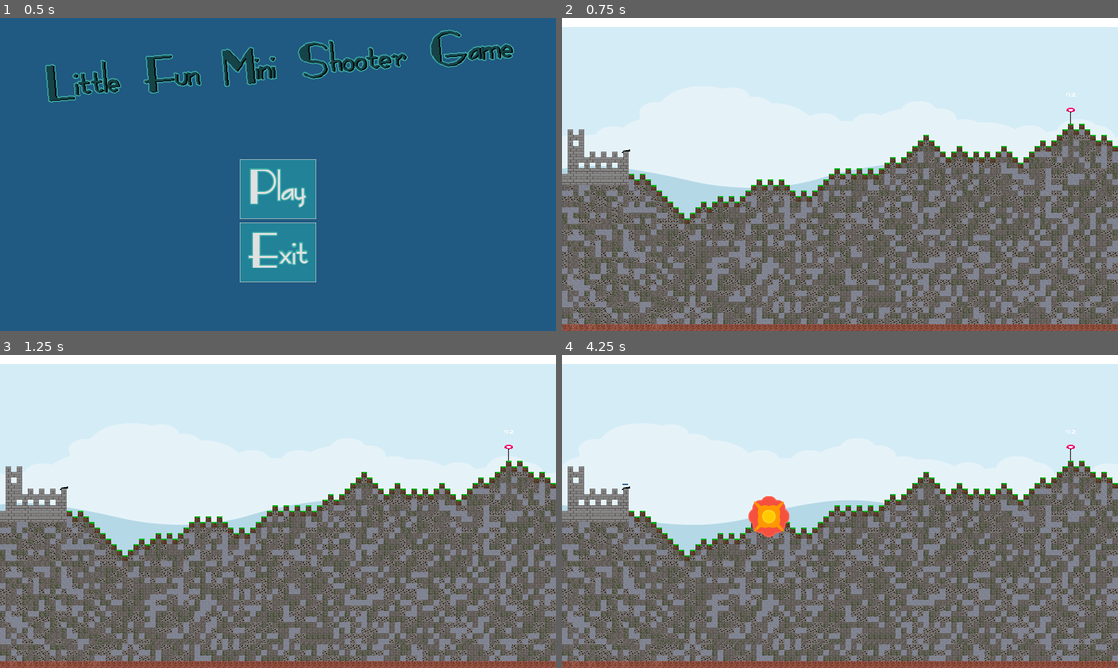
Above: before the commit, frames 1-4 (two rows, left to right).
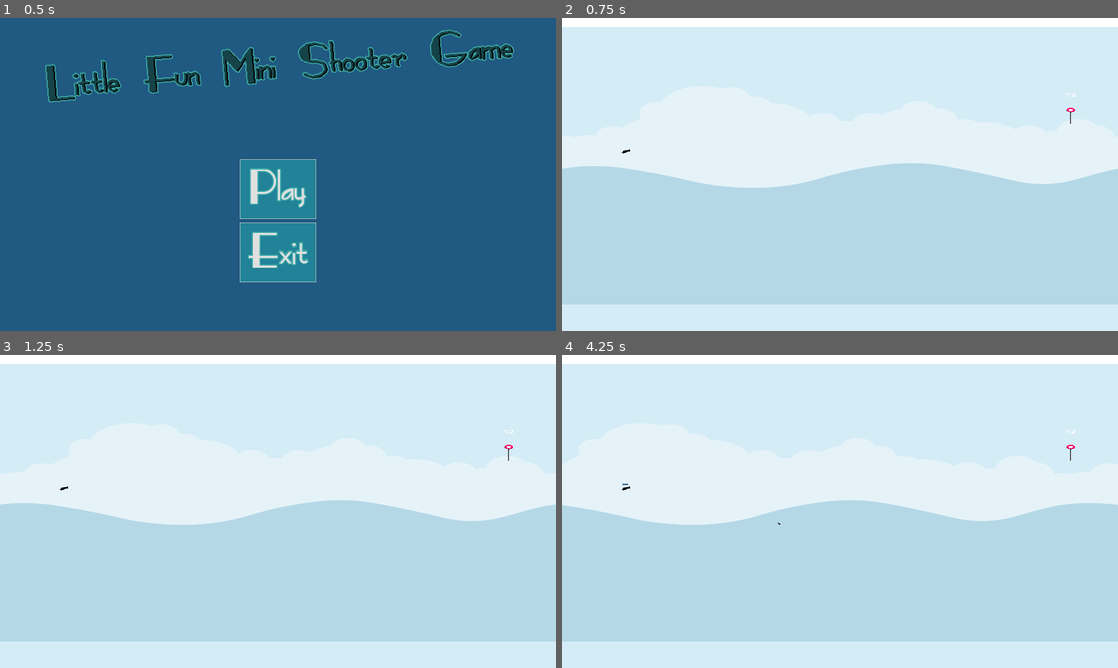
Above: after the commit, the same moments.

Repository: Coding-4Fun/Just4Fun_Mini_Shootergame
Game: Godot game, scene res://UI/MainMenuUI.tscn
The game is run twice, just before and just after one commit, with the same random seed, the same clock (stepped at 60 frames per second) and the same inputs.
Inputs (mouse positions are in pixels of both pictures, inside the frame that each line leads up to):
- Up to frame 1 (0.5 s): no input
- Up to frame 2 (0.75 s): click "Play" at 0.5 s
- Up to frame 3 (1.25 s): no input
- Up to frame 4 (4.25 s): tap Enter at 1.25 s; move the mouse to (962, 495) at 1.27 s; hold Right (ui_right) 1.28-2.03 s; tap Mouse wheel down (cannon_power_minus) at 1.35 s; move the mouse to (728, 527) at 2.02 s; hold Down (ui_down) 2.03-2.78 s; tap Mouse wheel up (cannon_power_plus) at 2.1 s; move the mouse to (895, 442) at 2.77 s; hold Right (ui_right) 2.78-3.53 s; tap Space (cannon_shoot) at 2.85 s; move the mouse to (812, 574) at 3.52 s; hold Up (ui_up) from 3.53 s (still down); tap Ctrl at 3.6 s

Frame 1 is identical in both runs. In frame 2, 53% of the frame differs, in the area x 0-100%, y 33-100%; in frame 3, 53%; in frame 4, 53%.

Commit message:
Tileset Resourcefile
Lineendings

Diff:
--- a/Terrain/blocks_tileset_16x16.tres
+++ b/Terrain/blocks_tileset_16x16.tres
@@ -1,13 +1,4 @@
-[gd_resource type="TileSet" load_steps=11 format=2]
-
-[ext_resource path="res://Terrain/sprites/dirt_16x16.png" type="Texture" id=1]
-[ext_resource path="res://Terrain/sprites/cobblestone_16x16.png" type="Texture" id=2]
-[ext_resource path="res://Terrain/sprites/cobblestone_mossy_16x16.png" type="Texture" id=3]
-[ext_resource path="res://Terrain/sprites/gras_16x16.png" type="Texture" id=4]
-[ext_resource path="res://Terrain/sprites/brick_16x16.png" type="Texture" id=5]
-[ext_resource path="res://Terrain/sprites/clay_16x16.png" type="Texture" id=6]
-[ext_resource path="res://Terrain/sprites/stonebrick_16x16.png" type="Texture" id=7]
-[ext_resource path="res://Terrain/sprites/coal_ore_16x16.png" type="Texture" id=8]
+[gd_resource type="TileSet" load_steps=3 format=2]
 
 [sub_resource type="ConvexPolygonShape2D" id=9]
 points = PoolVector2Array( 0, 0, 16, 0, 16, 16, 0, 16 )
@@ -17,7 +8,6 @@
 
 [resource]
 0/name = "gras_16x16.png 0"
-0/texture = ExtResource( 4 )
 0/tex_offset = Vector2( 0, 0 )
 0/modulate = Color( 1, 1, 1, 1 )
 0/region = Rect2( 0, 0, 16, 16 )
@@ -38,7 +28,6 @@
 } ]
 0/z_index = 0
 1/name = "dirt_16x16.png 1"
-1/texture = ExtResource( 1 )
 1/tex_offset = Vector2( 0, 0 )
 1/modulate = Color( 1, 1, 1, 1 )
 1/region = Rect2( 0, 0, 16, 16 )
@@ -52,7 +41,6 @@
 1/shapes = [  ]
 1/z_index = 0
 2/name = "cobblestone_16x16.png 2"
-2/texture = ExtResource( 2 )
 2/tex_offset = Vector2( 0, 0 )
 2/modulate = Color( 1, 1, 1, 1 )
 2/region = Rect2( 0, 0, 16, 16 )
@@ -66,7 +54,6 @@
 2/shapes = [  ]
 2/z_index = 0
 3/name = "cobblestone_mossy_16x16.png 3"
-3/texture = ExtResource( 3 )
 3/tex_offset = Vector2( 0, 0 )
 3/modulate = Color( 1, 1, 1, 1 )
 3/region = Rect2( 0, 0, 16, 16 )
@@ -80,7 +67,6 @@
 3/shapes = [  ]
 3/z_index = 0
 4/name = "coal_ore_16x16.png 4"
-4/texture = ExtResource( 8 )
 4/tex_offset = Vector2( 0, 0 )
 4/modulate = Color( 1, 1, 1, 1 )
 4/region = Rect2( 0, 0, 16, 16 )
@@ -94,7 +80,6 @@
 4/shapes = [  ]
 4/z_index = 0
 5/name = "clay_16x16.png 5"
-5/texture = ExtResource( 6 )
 5/tex_offset = Vector2( 0, 0 )
 5/modulate = Color( 1, 1, 1, 1 )
 5/region = Rect2( 0, 0, 16, 16 )
@@ -108,7 +93,6 @@
 5/shapes = [  ]
 5/z_index = 0
 6/name = "stonebrick_16x16.png 6"
-6/texture = ExtResource( 7 )
 6/tex_offset = Vector2( 0, 0 )
 6/modulate = Color( 1, 1, 1, 1 )
 6/region = Rect2( 0, 0, 16, 16 )
@@ -122,7 +106,6 @@
 6/shapes = [  ]
 6/z_index = 0
 7/name = "brick_16x16.png 7"
-7/texture = ExtResource( 5 )
 7/tex_offset = Vector2( 0, 0 )
 7/modulate = Color( 1, 1, 1, 1 )
 7/region = Rect2( 0, 0, 16, 16 )
